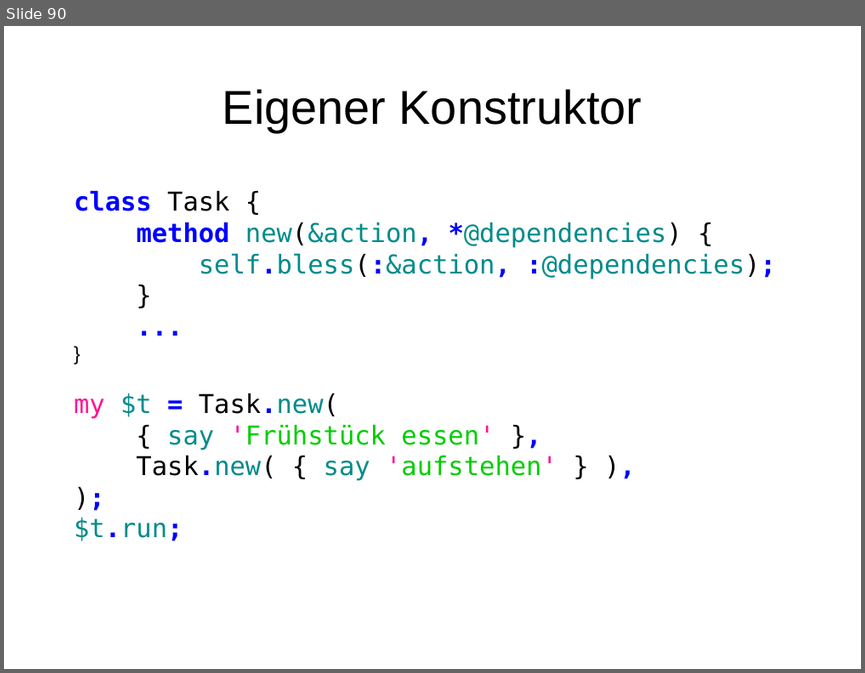
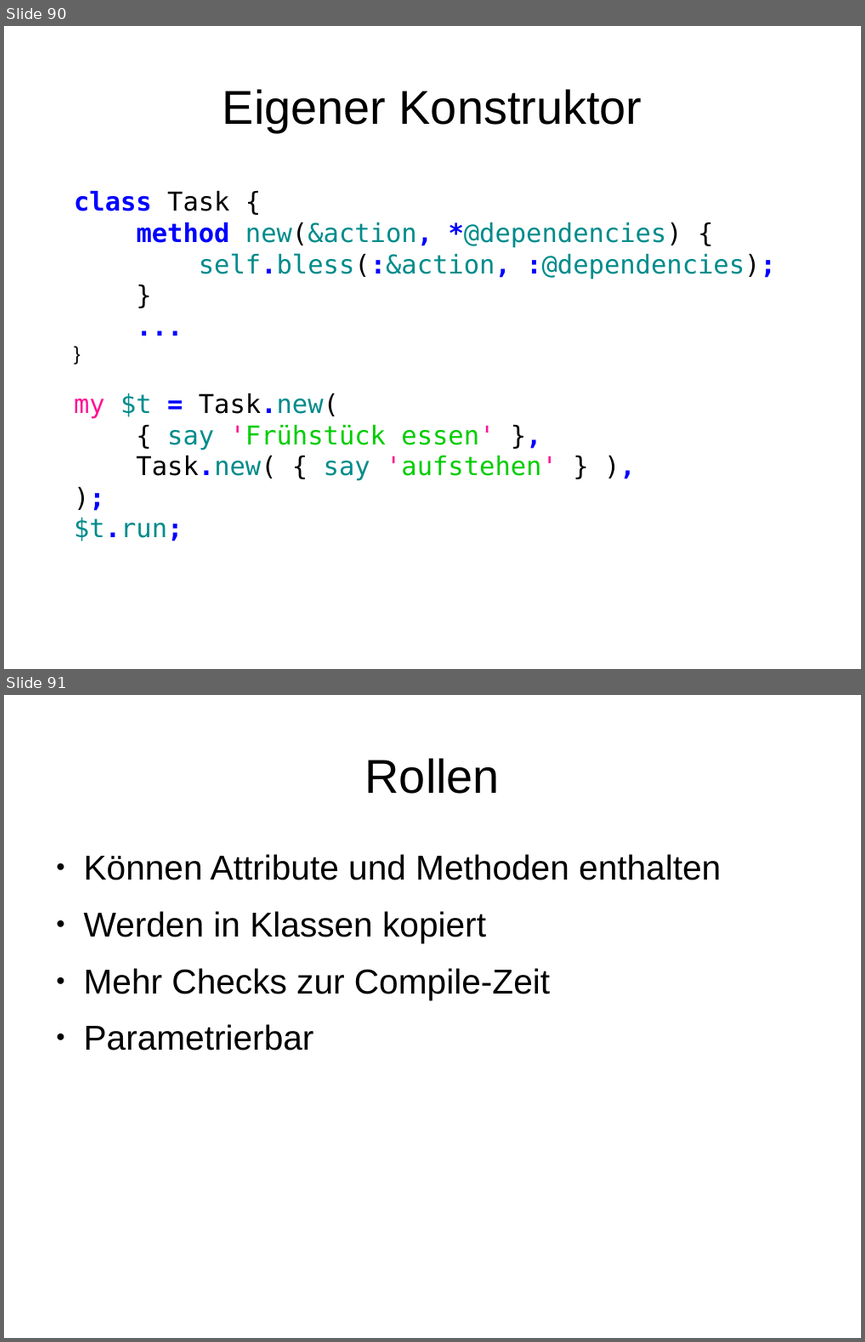
Before and after one commit to moritz/perl6-training-de, a slide deck: schulung.odp. Shown one above the other, each under a label of ours: slide 90 before the commit, slides 90 and 91 after it. The pictures are 865x673 and 865x1342 pixels, drawn with LibreOffice and Linux fonts; fonts in the diff are those of the drawing. Boxes give left, top, right and bottom in pixels: in the first picture for what was removed or moved away, otherwise in the second. Text is boxed around its words. In the diff, an @@ line names an element or a change of style, - is before the commit and + after.

Commit message:
Rollen

```diff
--- a/schulung.odp
+++ b/schulung.odp
@@ slide 91 added at (4, 695, 861, 1338), background #FFFFFF @@
@@ title added at (365, 758, 500, 794), 44 pt, text #000000 @@
+Rollen
@@ text added at (84, 854, 721, 1050), 32 pt, text #000000 @@
+● Können Attribute und Methoden enthalten
+● Werden in Klassen kopiert
+● Mehr Checks zur Compile-Zeit
+● Parametrierbar
```
Also in this commit, not shown: 7 other slides added, 6 other files.
